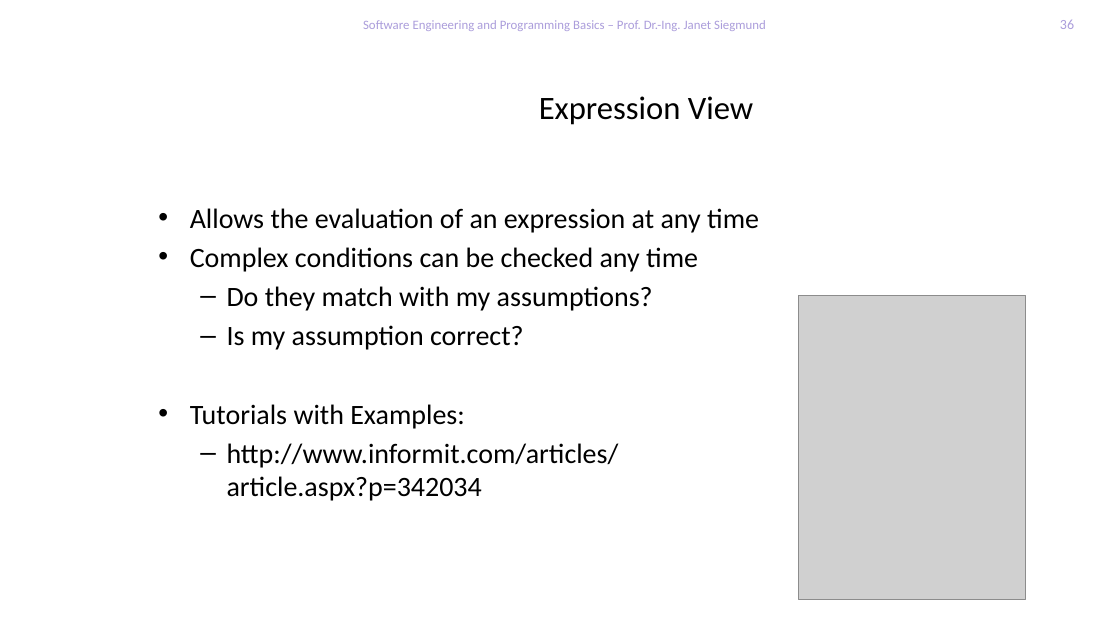
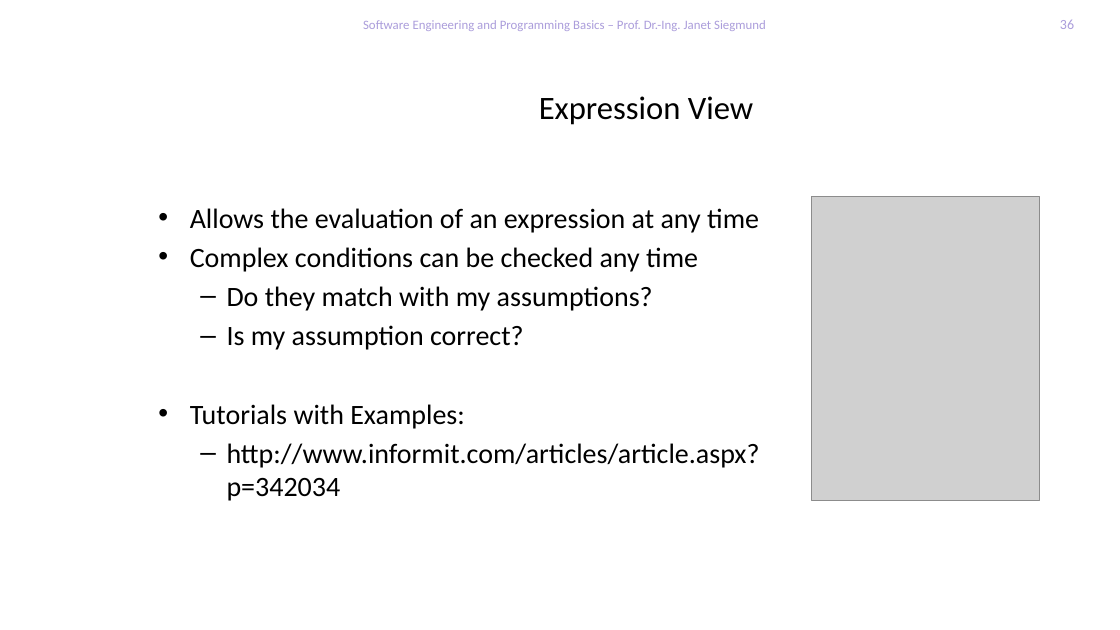
Before and after one commit to feigensp/lehre, a slide deck: slide 36 of se_prog/slides/10_ExceptionsDebugging.pptx. Drawn at 1120x630 pixels with LibreOffice and Linux fonts; fonts in the diff are those of the drawing; grey boxes stand for pictures; background and template pictures are left out. Boxes give left, top, right and bottom in pixels: in the first picture for what was removed or moved away, otherwise in the second. Text is boxed around its words. In the diff, an @@ line names an element or a change of style, - is before the commit and + after.

```diff
--- a/se_prog/slides/10_ExceptionsDebugging.pptx
+++ b/se_prog/slides/10_ExceptionsDebugging.pptx
@@ picture: place and size @@
-picture at [798,295,1026,599]
+picture at [812,196,1040,500]
@@ text at [227,443,760,501]: spaces changed @@
-  – http://www.informit.com/articles/
-    article.aspx?p=342034
+  – http://www.informit.com/articles/article.aspx?p=342034
```
Also in this commit, not shown: 3 other slides changed, 1 slide added, 1 slide removed, 1 other file.
